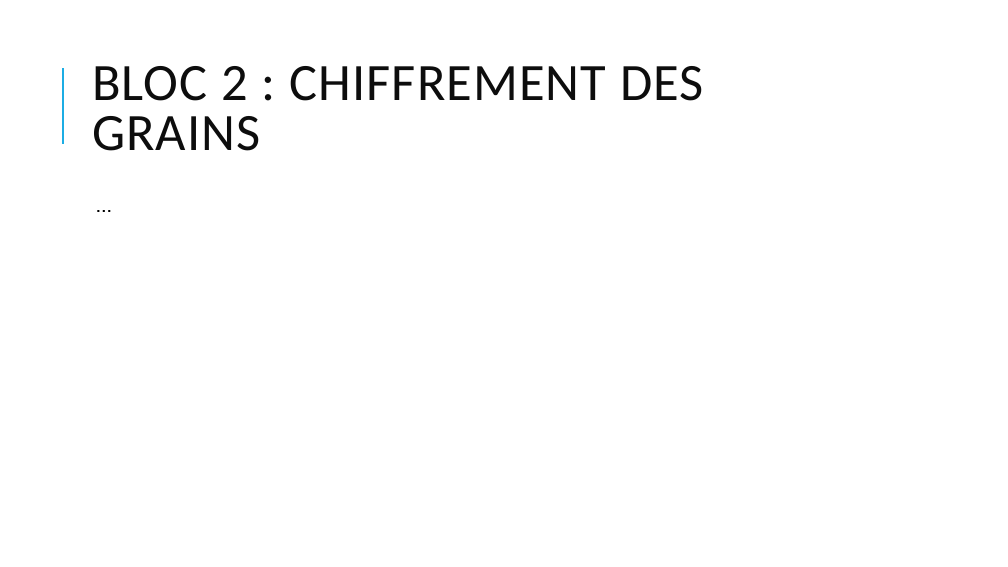
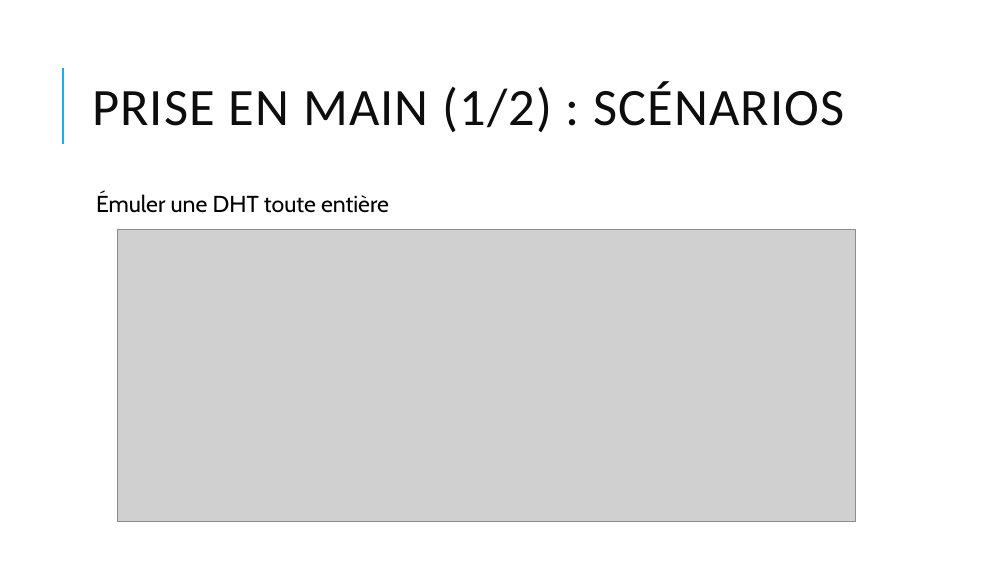
Before and after one commit to ioniATX/DHT_oblivion, a slide deck: slide 11 of presentation_mi_projet.pptx (slide 13 before the commit). Drawn at 1008x567 pixels with LibreOffice and Linux fonts; fonts in the diff are those of the drawing; grey boxes stand for pictures. Boxes give left, top, right and bottom in pixels: in the first picture for what was removed or moved away, otherwise in the second. Text is boxed around its words. In the diff, an @@ line names an element or a change of style, - is before the commit and + after.

```diff
--- a/presentation_mi_projet.pptx
+++ b/presentation_mi_projet.pptx
@@ title at [92,82,845,132]: text changed @@
-BLOC 2 : CHIFFREMENT DES GRAINS
+PRISE EN MAIN (1/2) : SCÉNARIOS
@@ text at [96,192,389,213]: text changed @@
-  …
+  Émuler une DHT toute entière
@@ picture added at [117,230,856,522] @@
```
Also in this commit, not shown: 6 other slides changed, 1 slide added, 21 other files.
